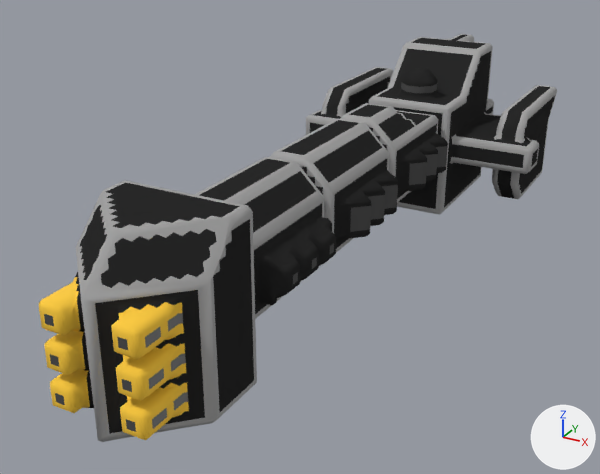
What one commit did to the OBJ model src/jsMain/resources/meshes/mechyrdia-5-tyla-class.obj.
The view is the same before and after, from a 50 mm lens placed at (44.5, -92.0, -31.0), pointed at (-3.3, -5.1, -74.5). Arrows for +X, +Y and +Z are at lower right; the lights stay in place. Where no turn or scale is listed for an object, it has been applied to the vertices.

The first picture shows 'mechyrdia-5-tyla-class'.
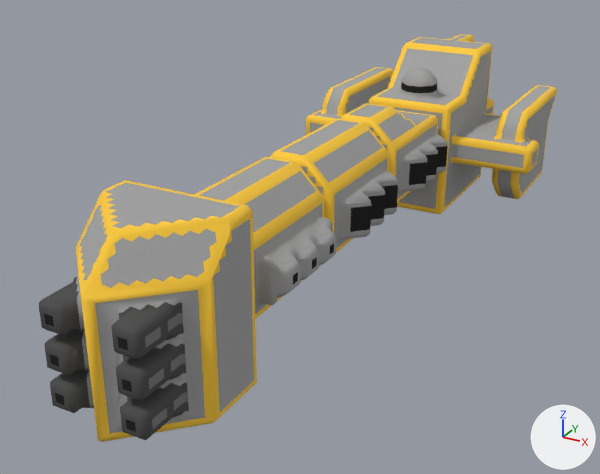
The newer file is also turned or shifted as a whole; pictures and numbers use the older file's frame.

Pixel boxes [x1, y1, x2, y2] of what changed, in the pictures (600 x 474 px; the box of a moved part takes in the faces that stretch with it):
part 1 of me_mechyrdia_5_tyla_class, built on
    before: [78, 220, 229, 442]
    after: [76, 192, 231, 442]
part 2 of me_mechyrdia_5_tyla_class, moved or reshaped
    before: [398, 55, 526, 195]
    after: [341, 90, 435, 106]
part 3 of me_mechyrdia_5_tyla_class, surface changed
    both: [39, 34, 557, 440]

What the commit changed:
me_mechyrdia_5_tyla_class is used by ob_mechyrdia_5_tyla_class; location (0.0, 0.0, 0.0).
me_mechyrdia_5_tyla_class had 2665 vertices, 4913 faces and spanned x -18.5..18.5, y -48.0..48.0, z -79.3..-56.4.
me_mechyrdia_5_tyla_class now has 2670 vertices, 4912 faces and spans x -18.5..18.5, y -48.0..48.0, z -79.3..-56.4.
me_mechyrdia_5_tyla_class part 1: 4 vertices moved from x -4.5..3.7, y -44.5..-43.5, z -72.1..-63.9 to x -4.0..4.0, y -44.5..-44.0, z -72.1..-63.9; 3 vertices removed from x -4.0..7.5, y -46.5..-38.5, z -77.3..-60.8; 14 vertices added at x -6.8..7.5, y -47.0..-37.5, z -76.8..-58.4.
me_mechyrdia_5_tyla_class part 2: 13 vertices removed from x -7.5..16.0, y 9.0..44.5, z -75.4..-58.9; 7 vertices added at x -16.0..8.0, y 13.0..44.5, z -75.3..-58.9.
me_mechyrdia_5_tyla_class part 3: 4228 kept faces spanning x -18.5..18.5, y -48.0..48.0, z -79.3..-56.4 get new texture (UV) coordinates.
